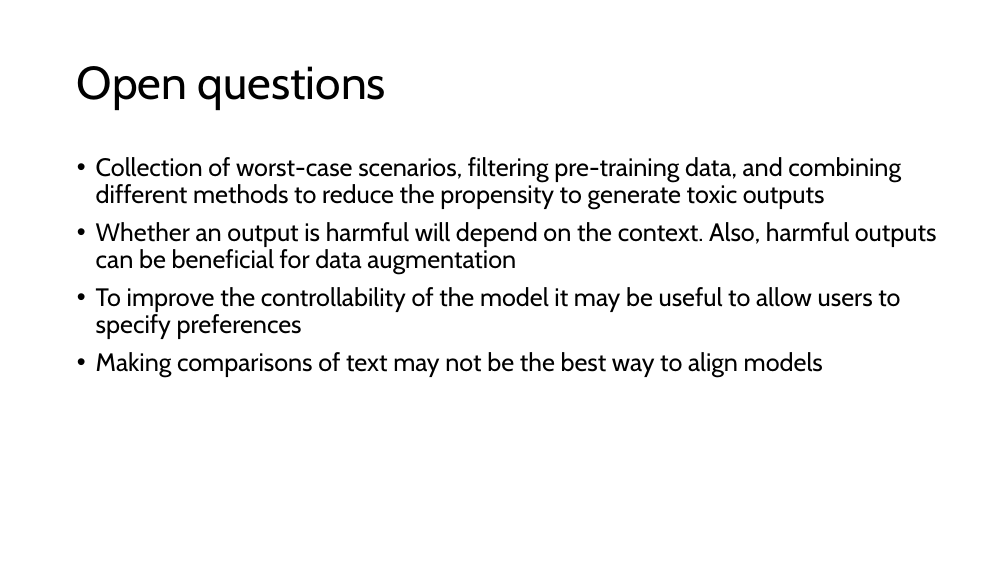
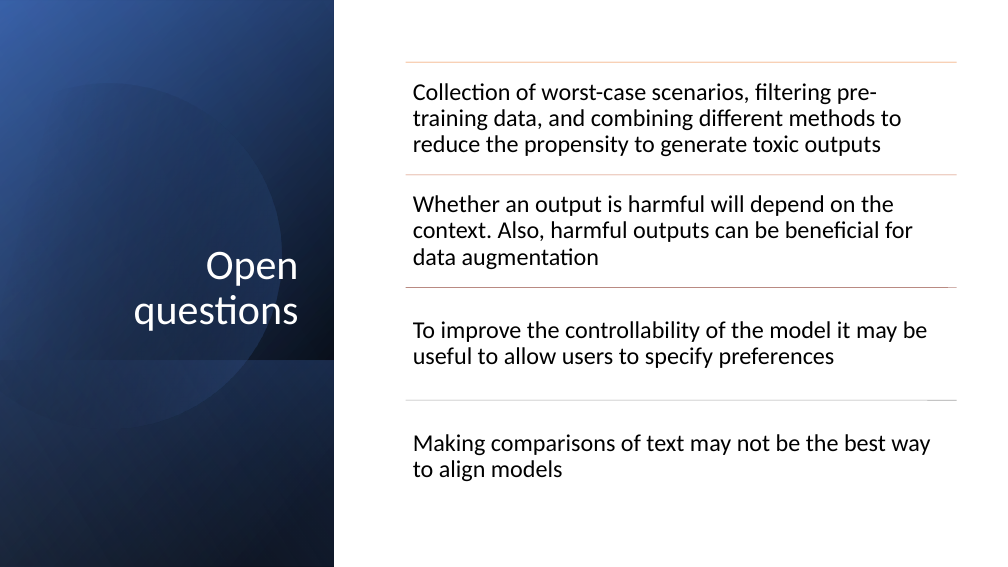
Before and after one commit to logus2k/genai_paper, a slide deck: slide 25 of final/final_version.pptx. Drawn at 1008x567 pixels with LibreOffice and Linux fonts; fonts in the diff are those of the drawing. Boxes give left, top, right and bottom in pixels: in the first picture for what was removed or moved away, otherwise in the second. Text is boxed around its words. In the diff, an @@ line names an element or a change of style, - is before the commit and + after.

Commit message:
Insert a template and update the presentation styles [R. Kayseller]

```diff
--- a/final/final_version.pptx
+++ b/final/final_version.pptx
@@ rectangle added at <box>0,0,334,567</box>, fill gradient #000000 to #2F5597 @@
@@ rectangle added at <box>0,1,334,567</box>, fill gradient #000000 to #4472C4 @@
@@ rectangle added at <box>0,0,334,567</box>, fill gradient #000000 to #8FAADC @@
@@ freeform shape added at <box>0,42,323,464</box>, fill gradient #000000 to #4472C4 @@
@@ title "Open questions": place and size @@
-title "Open questions" at <box>77,66,386,110</box>
+title "Open questions" at <box>134,251,299,331</box>
@@ title "Open questions" at <box>134,251,299,331</box>: size 44 to 40 pt, font Cabin to Calibri, text colour #000000 to #FFFFFF; alignment left to right; vertical alignment middle to bottom @@
@@ text removed at <box>96,157,937,377</box> @@
-• Collection of worst-case scenarios, filtering pre-training data, and combining different methods to reduce the propensity to generate toxic outputs
-• Whether an output is harmful will depend on the context. Also, harmful outputs can be beneficial for data augmentation
-• To improve the controllability of the model it may be useful to allow users to specify preferences
-• Making comparisons of text may not be the best way to align models
@@ rectangle added at <box>0,360,334,567</box>, fill gradient #4472C4 to #000000 @@
@@ group added at <box>405,62,957,481</box>: 4 lines, 4 texts @@
+Collection of worst-case scenarios, filtering pre-training data, and combining different methods to reduce the propensity to generate toxic outputs
+Whether an output is harmful will depend on the context. Also, harmful outputs can be beneficial for data augmentation
+To improve the controllability of the model it may be useful to allow users to specify preferences
+Making comparisons of text may not be the best way to align models
```
Also in this commit, not shown: 26 other slides changed, 1 other file.
